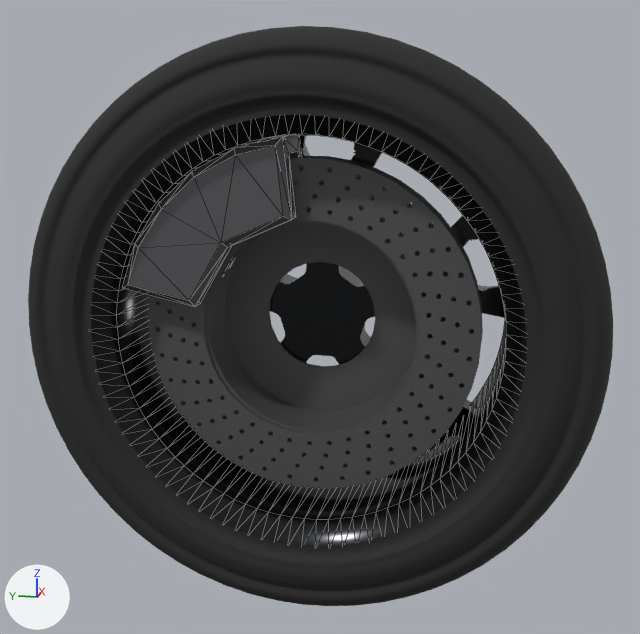
Renders of the glTF model public/assets/vehicle/d-wheel-blockout.glb from each side of a commit.
Both versions are drawn from a camera (50 mm lens) standing at (-1.081, -0.216, 0.27) and looking at (0.0, 0.0, 0.0). The lights are fixed; the arrows at lower left show +X, +Y and +Z. The first picture is the older version. Mesh edges are drawn as thin lines on the coarser meshes. Where no turn or scale is listed for an object, it has been applied to the vertices.

The scene before the commit, as lines of its bpy script (objects in view):
```python
me_wheel_caliper = bpy.data.meshes.new('wheel caliper')
me_wheel_caliper.from_pydata(...)  # 68 vertices, 132 faces; spans x -0.051..0.051, y 0.014..0.226, z 0.028..0.23
me_wheel_caliper.materials.append(mat_caliper_graphite_gloss)  # dark grey #69696c
me_wheel_rim_barrel = bpy.data.meshes.new('wheel rim barrel')
me_wheel_rim_barrel.from_pydata(...)  # 864 vertices, 1536 faces; spans x -0.121..0.121, y -0.272..0.272, z -0.272..0.272
me_wheel_rim_barrel.materials.append(mat_alloy_dark_gloss)  # black #2c2d2f
me_wheel_spokes = bpy.data.meshes.new('wheel spokes')
me_wheel_spokes.from_pydata(...)  # 4274 vertices, 8584 faces; spans x 0.016..0.105, y -0.25..0.25, z -0.25..0.25
me_wheel_spokes.materials.append(mat_alloy_dark_gloss)  # black #2c2d2f
ob_wheel_caliper = bpy.data.objects.new('wheel caliper', me_wheel_caliper)
ob_wheel_caliper.location = (-0.05, 0.0, 0.0)
ob_wheel_rim_barrel = bpy.data.objects.new('wheel rim barrel', me_wheel_rim_barrel)
ob_wheel_rim_barrel.location = (0.0, 0.0, 0.0)
ob_wheel_spokes = bpy.data.objects.new('wheel spokes', me_wheel_spokes)
ob_wheel_spokes.location = (0.0, 0.0, 0.0)
# also in view: 'wheel disc' at (-0.028, 0.0, 0.0); 'wheel tire' at (0.0, 0.0, 0.0)
```
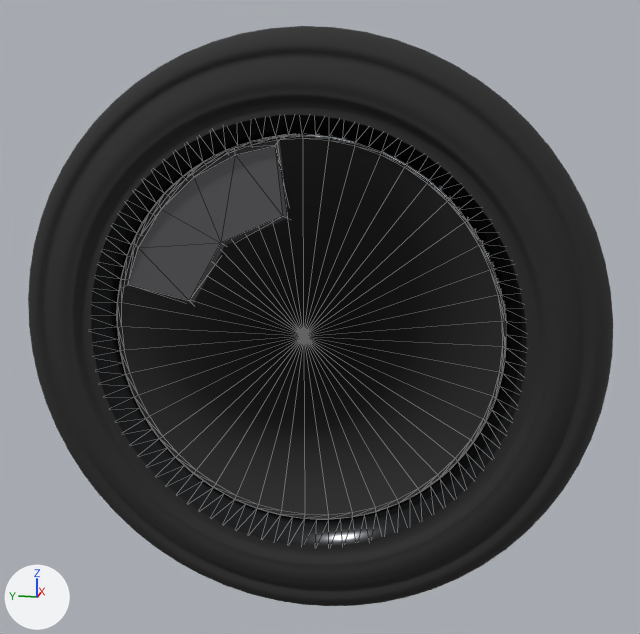
Patch to the scene script:
```diff
--- a/public/assets/vehicle/d-wheel-blockout.glb.py
+++ b/public/assets/vehicle/d-wheel-blockout.glb.py
@@ mat_backing_plate_matte_black @@
+mat_backing_plate_matte_black = principled_material('backing plate matte black')
+mat_backing_plate_matte_black.base_color = (0.02, 0.02, 0.022)  # black #272729
+mat_backing_plate_matte_black.metallic = 0.2
+mat_backing_plate_matte_black.roughness = 0.8
@@ me_wheel_backing_plate @@
+me_wheel_backing_plate.from_pydata(...)  # 97 vertices, 144 faces; spans x -0.102..-0.097, y -0.231..0.231, z -0.231..0.231
+me_wheel_backing_plate.materials.append(mat_backing_plate_matte_black)  # black #272729
@@ ob_wheel_backing_plate @@
+ob_wheel_backing_plate = bpy.data.objects.new('wheel backing plate', me_wheel_backing_plate)
+ob_wheel_backing_plate.location = (0.0, 0.0, 0.0)
```

What differs and where, as boxes (x1, y1, x2, y2) in the pictures (640 x 634 px):
'wheel backing plate', added (black): after (118, 136, 505, 519)
'wheel disc', unchanged, covered by the edit: before (148, 156, 483, 489)
'wheel spokes', unchanged, covered by the edit: before (270, 135, 505, 430); after (284, 135, 505, 318)
